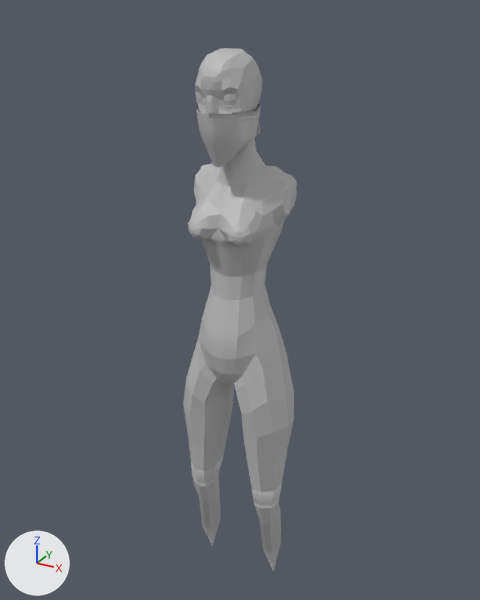
An edit to the FBX model Art/1Final-Art/Character/mainCharacterWalkAnimation.fbx, drawn before and after from the same camera.
Before and after are seen from a camera (50 mm lens) standing at (0.0532, -0.0967, 0.1058) and looking at (-0.0015, 0.0029, 0.056). The lights are fixed; the arrows at lower left show +X, +Y and +Z. Where no turn or scale is listed for an object, it has been applied to the vertices.
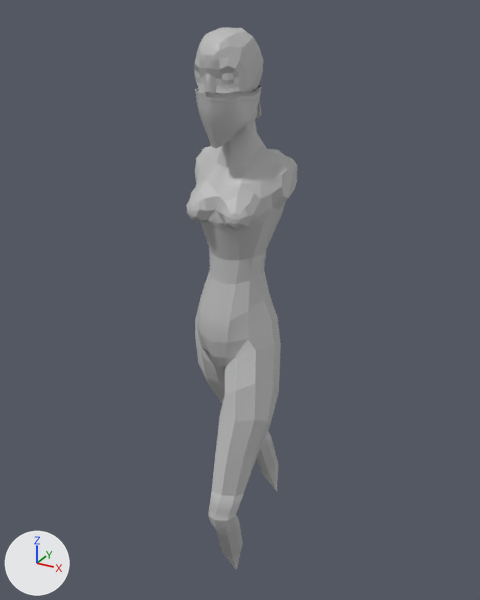
Location of each change, [x1, y1, x2, y2] in pixels of the pictures (480 x 600 px):
'pSphere4', reshaped, moved: before [183, 48, 297, 572]; after [187, 27, 298, 570]
'pSphere9', reshaped, moved: before [196, 103, 261, 168]; after [195, 84, 262, 149]

What changed in the scene script:
```text
Change me_mesh:
    used by ob_psphere4; location = (0.0, 0.0, -0.0053)
    remove me_mesh.from_pydata(...)  # 1027 vertices, 1022 faces; spans x -0.0108..0.0109, y -0.0094..0.0077, z 0.0001..0.1055
    add me_mesh.from_pydata(...)  # 1027 vertices, 1022 faces; spans x -0.01..0.0092, y -0.0147..0.0219, z 0.0005..0.1028
    me_mesh part 1: 1027 of 1027 vertices moved; they spanned x -0.0108..0.0109, y -0.0094..0.0077, z 0.0001..0.1055 and now span x -0.01..0.0092, y -0.0147..0.0219, z 0.0005..0.1028; mean shift (-0.0003, 0.0035, -0.0023); largest move (-0.0076, 0.0012, 0.0001) -> (-0.0003, 0.0217, 0.0005)
Change me_mesh_001:
    where me_mesh_001.from_pydata(...)  # 618 vertices, 618 faces; spans x -0.00453..0.0047, y -0.00973..0.00301, z 0.08816..0.09777
    used by ob_psphere9; location = (0.0, 0.0, -0.0053)
    me_mesh_001 part 2: the whole mesh is multiplied about its middle by the matrix ((0.998, 0.055, 0.01), (-0.055, 0.998, 0.001), (-0.01, -0.002, 1.0)), then moved by (-0.00017, 0.0034, -0.09536)
Change ob_psphere4:
    ob_psphere4.location: (0.0, 0.0, -0.0053) -> (0.0003, -0.0034, 0.0003)
Change ob_psphere9:
    ob_psphere9.location: (0.0, 0.0, -0.0053) -> (0.0001, -0.0034, 0.093)
```
